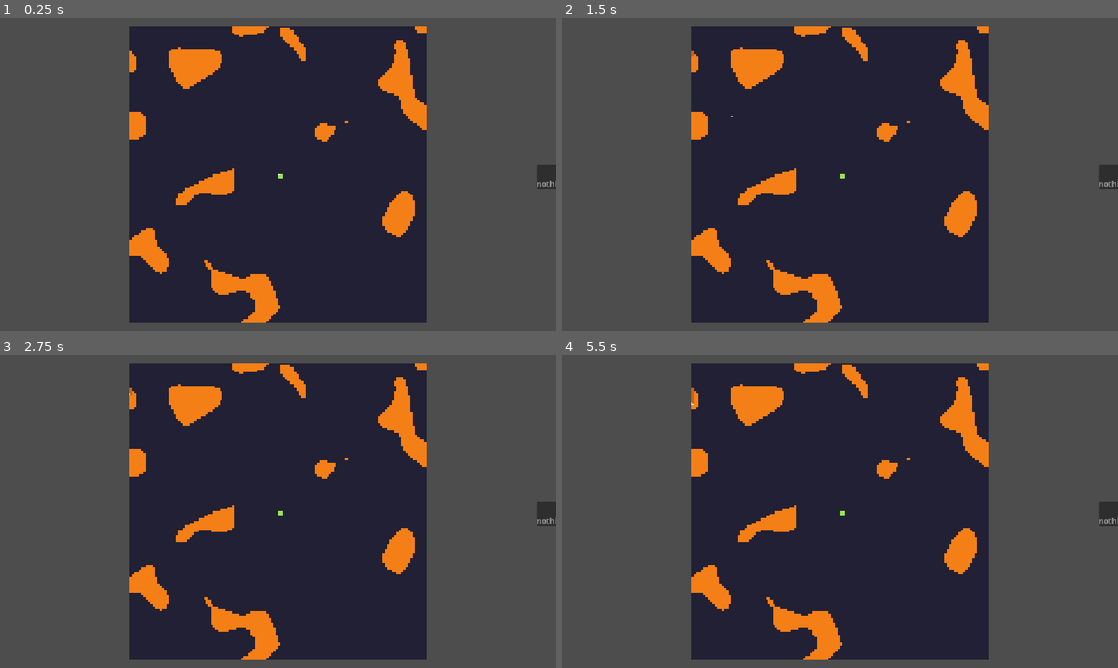
Above: before the commit, frames 1-4 (two rows, left to right).
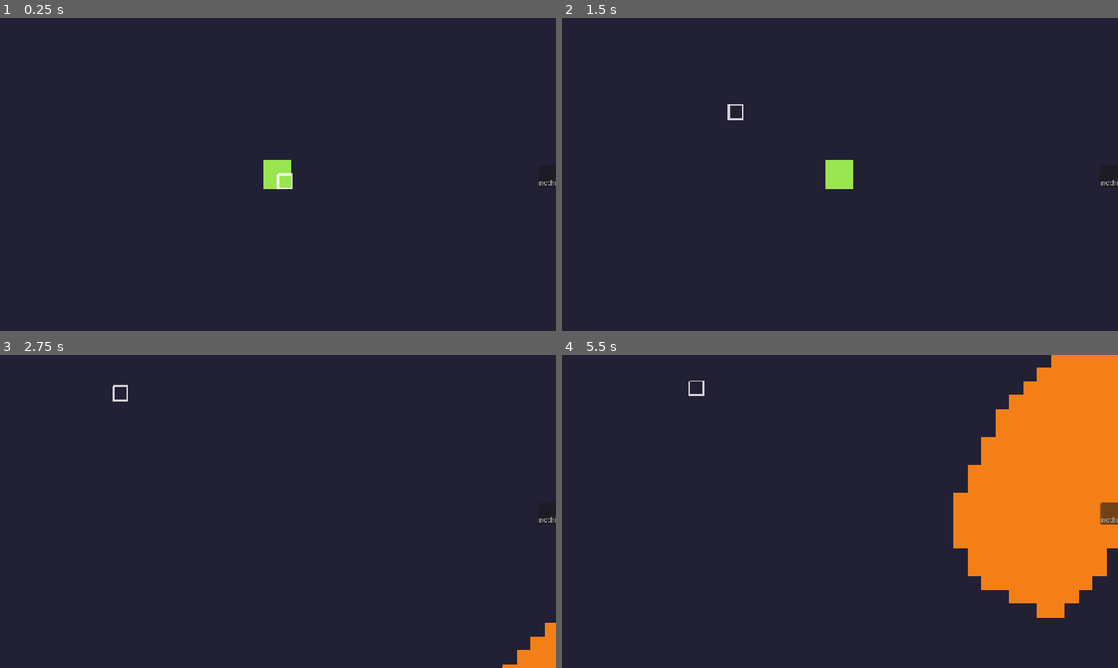
Above: after the commit, the same moments.

Repository: Relieur/David
Game: Godot game, scene res://scene/wolrd.tscn
Same seed, same stepped clock (60 frames per second), same inputs: the game is played once before the commit and once after it. The project has no main scene, so this scene is started directly.
Inputs (mouse positions are in pixels of both pictures, inside the frame that each line leads up to):
- Up to frame 1 (0.25 s): no input
- Up to frame 2 (1.5 s): tap Enter at 0.5 s; drag from (689, 52) to (895, 105) at 0.52 s; tap Space at 1.25 s; drag from (689, 55) to (812, 237) at 1.27 s
- Up to frame 3 (2.75 s): tap Enter at 2 s; move the mouse to (127, 395) at 2.02 s; hold D (move_right) from 2.03 s (still down); click (127, 395) at 2.17 s
- Up to frame 4 (5.5 s): release D (move_right) at 2.75 s; drag from (689, 395) to (673, 464) at 2.77 s; tap Space at 3.5, 5 s; drag from (689, 398) to (867, 511) at 3.52 s; tap Enter at 4.25 s; drag from (689, 401) to (756, 433) at 4.27 s; move the mouse to (689, 401) at 5.02 s; hold S (move_down) from 5.03 s (still down); click (689, 401) at 5.17 s

The runs differ from the first frame. In frame 1, 55% of the frame differs, in the area x 0-100%, y 0-100%; in frame 2, 55%; in frame 3, 55%; in frame 4, 56%.

Commit message:
创建玩家相机
可以wasd移动相机

Diff:
--- a/project.godot
+++ b/project.godot
@@ -20,6 +20,8 @@
 
 [display]
 
+window/size/viewport_width=1280
+window/size/viewport_height=720
 window/stretch/mode="canvas_items"
 window/stretch/aspect="expand"
 
--- a/scene/wolrd.tscn
+++ b/scene/wolrd.tscn
@@ -4,6 +4,7 @@
 [ext_resource type="Texture2D" uid="uid://dk58dee7u6c41" path="res://textures/png.png" id="2_qv3r4"]
 [ext_resource type="PackedScene" uid="uid://dr1xk34nuvoxr" path="res://scene/ware_house.tscn" id="4_bs68n"]
 [ext_resource type="PackedScene" uid="uid://cr7x6b0exwjpd" path="res://scene/inventory_ui.tscn" id="4_d1c84"]
+[ext_resource type="Script" uid="uid://dt2lmh16autlx" path="res://script/camera_2d.gd" id="4_whfxa"]
 [ext_resource type="PackedScene" uid="uid://dx73twhnctp2" path="res://scene/tile_cursor.tscn" id="5_d1c84"]
 
 [sub_resource type="TileSetAtlasSource" id="TileSetAtlasSource_khi8j"]
@@ -106,6 +107,7 @@
 
 [node name="Camera2D" type="Camera2D" parent="." unique_id=1503051318]
 zoom = Vector2(0.2, 0.2)
+script = ExtResource("4_whfxa")
 
 [node name="UILayer" type="CanvasLayer" parent="." unique_id=107940199]
 
--- /dev/null
+++ b/script/camera_2d.gd
@@ -0,0 +1,43 @@
+extends Camera2D
+class_name CameraController
+
+@export var move_speed:float=800.0
+@export var smooth:float=10.0
+@export var zoom_level:=1.0
+@export var limit_to_map:bool=true
+
+var _target_position:Vector2
+var map_size_px:Vector2=Vector2(2048,2048)
+var viewport_size:Vector2=Vector2(1280,720)
+
+
+
+func _ready() -> void:
+	make_current()
+	_target_position=position
+	viewport_size=get_viewport_rect().size
+
+
+func _process(delta: float) -> void:
+	var dir :=Vector2.ZERO
+	if Input.is_action_pressed("move_right"):
+		dir.x+=1
+	if Input.is_action_pressed("move_left"):
+		dir.x-=1
+	if Input.is_action_pressed("move_down"):
+		dir.y+=1
+	if Input.is_action_pressed("move_up"):
+		dir.y-=1
+	if dir !=Vector2.ZERO:
+		dir =dir.normalized()
+		_target_position+= dir * move_speed * delta
+
+	if limit_to_map:
+		var half_view:=viewport_size *0.5 / zoom
+		_target_position.x=clamp(_target_position.x,half_view.x,map_size_px.x-half_view.x)
+		_target_position.y=clamp(_target_position.y,half_view.y,map_size_px.y-half_view.y)
+	position=position.lerp(_target_position,smooth*delta)
+
+func set_target(pos: Vector2) -> void:
+	position = pos
+	_target_position = pos
--- a/script/ware_house.gd
+++ b/script/ware_house.gd
@@ -29,9 +29,6 @@
 
 
 
-
-
-
 #仓库判断
 func is_point_inside(world_pos:Vector2)->bool:
 	var local:=to_local(world_pos)
--- a/script/wolrd.gd
+++ b/script/wolrd.gd
@@ -2,7 +2,7 @@
 
 @onready var tilemap=$TileMapLayer
 @onready var ore_container: Node2D = $OreContainer
-@onready var camera_2d: Camera2D = $Camera2D
+@onready var camera_2d: CameraController = $Camera2D
 @onready var drop_container: Node2D = $DropContainer
 @onready var ware_house: WareHouse = $WareHouse
 
@@ -93,11 +93,10 @@
 #摄像机
 func _setup_camera()->void:
 
-	camera_2d.position=Vector2(MAP_SIZE)*TILE_SIZE*0.5
-	var vp:=get_viewport_rect().size
-	var map_px:=Vector2(MAP_SIZE)*TILE_SIZE
-	var  z:float=min(vp.x / map_px.x,vp.y / map_px.y)*0.95
-	camera_2d.zoom=Vector2(z,z)
+	camera_2d.set_target(ware_house.global_position)
+	camera_2d.zoom=Vector2(2.0,2.0)
+	camera_2d.map_size_px=Vector2(MAP_SIZE)*TILE_SIZE
+	camera_2d.viewport_size=get_viewport_rect().size
 	camera_2d.make_current()
 	pass
 
Not shown, added: script/camera_2d.gd.uid
